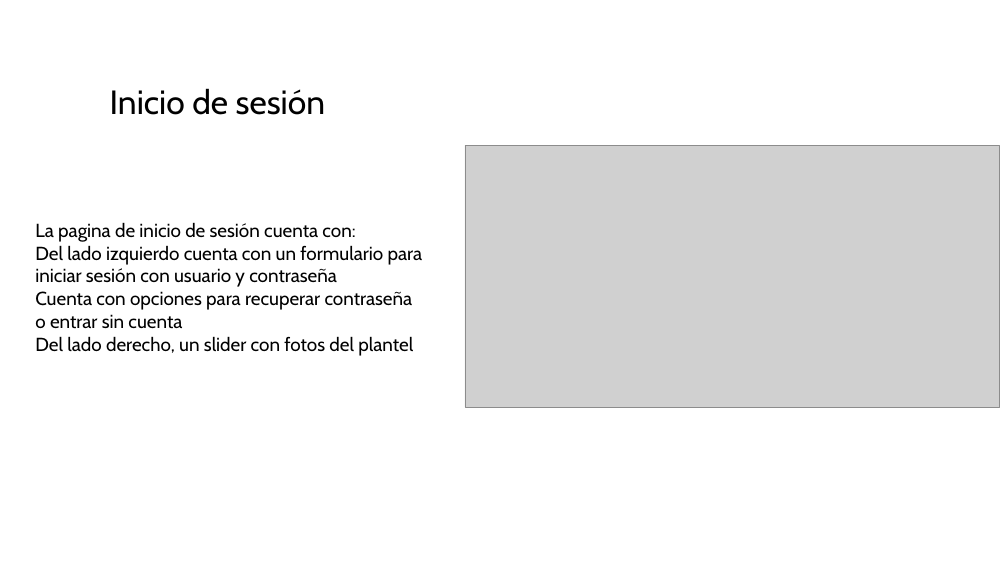
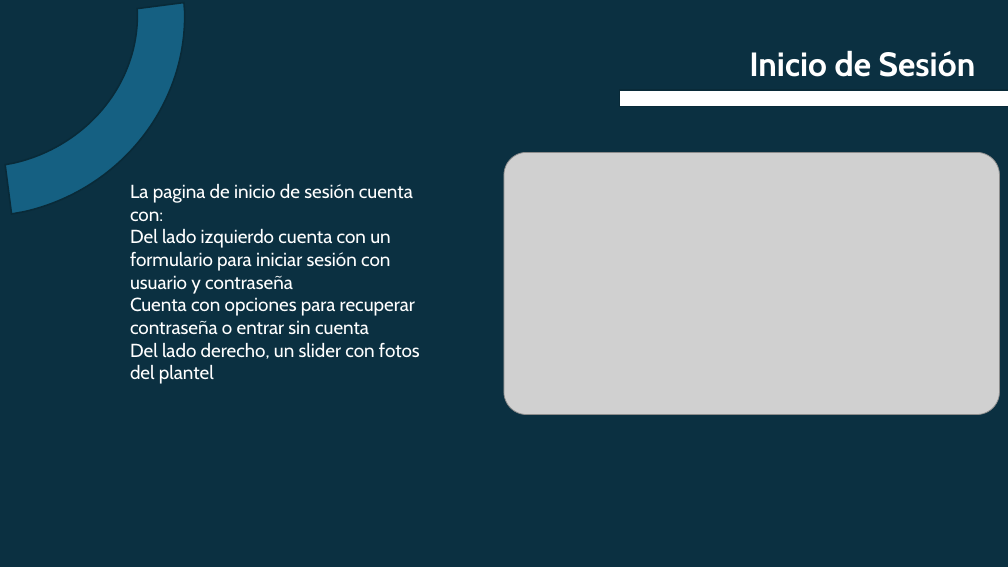
Before and after one commit to edgarreyesquevedo-dotcom/TrabajoWeb, a slide deck: slide 2 of Expo WEB.pptx (slide 1 before the commit). Drawn at 1008x567 pixels with LibreOffice and Linux fonts; fonts in the diff are those of the drawing; grey boxes stand for pictures. Boxes give left, top, right and bottom in pixels: in the first picture for what was removed or moved away, otherwise in the second. Text is boxed around its words. In the diff, an @@ line names an element or a change of style, - is before the commit and + after.

```diff
--- a/Expo WEB.pptx
+++ b/Expo WEB.pptx
@@ background #FFFFFF to #0B3041 @@
@@ freeform shape added at [0, 2, 208, 214], fill #156082, outline #092A39 1.5 pt @@
@@ freeform shape added at [0, 0, 182, 12], fill #156082, outline #092A39 1.5 pt @@
@@ text "Inicio de Sesión" at [749, 50, 976, 77]: vertical alignment bottom to top @@
@@ text at [749, 50, 976, 77]: text changed; text colour #000000 to #FFFFFF; bold on @@
-Inicio de sesión
+Inicio de Sesión
@@ math minus added at [548, 64, 1008, 134], fill #FFFFFF, outline #092A39 1.5 pt @@
@@ text "La pagina de inicio de ...": place and size @@
-text "La pagina de inicio de ..." at [35, 222, 423, 356]
+text "La pagina de inicio de ..." at [130, 183, 420, 384]
@@ text "La pagina de inicio de ..." at [130, 183, 420, 384]: text colour #000000 to #FFFFFF @@
@@ picture: place and size @@
-picture at [465, 145, 1000, 408]
+picture at [504, 153, 1000, 415]
```
Also in this commit, not shown: 5 slides added.
